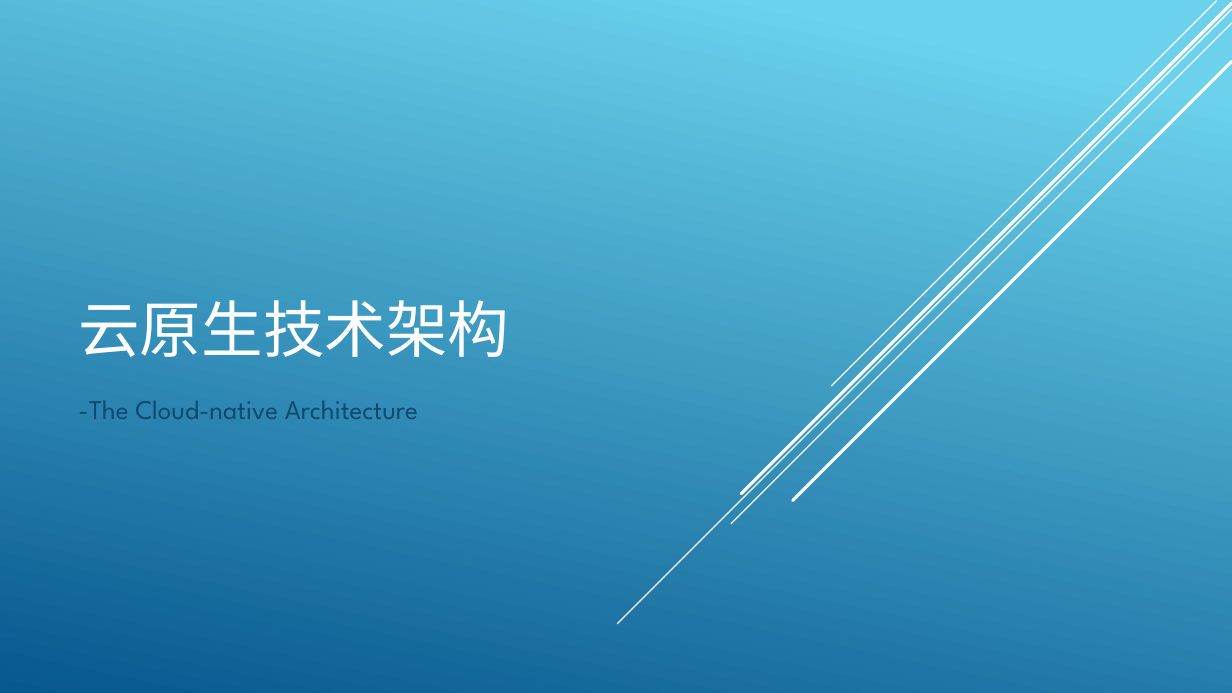
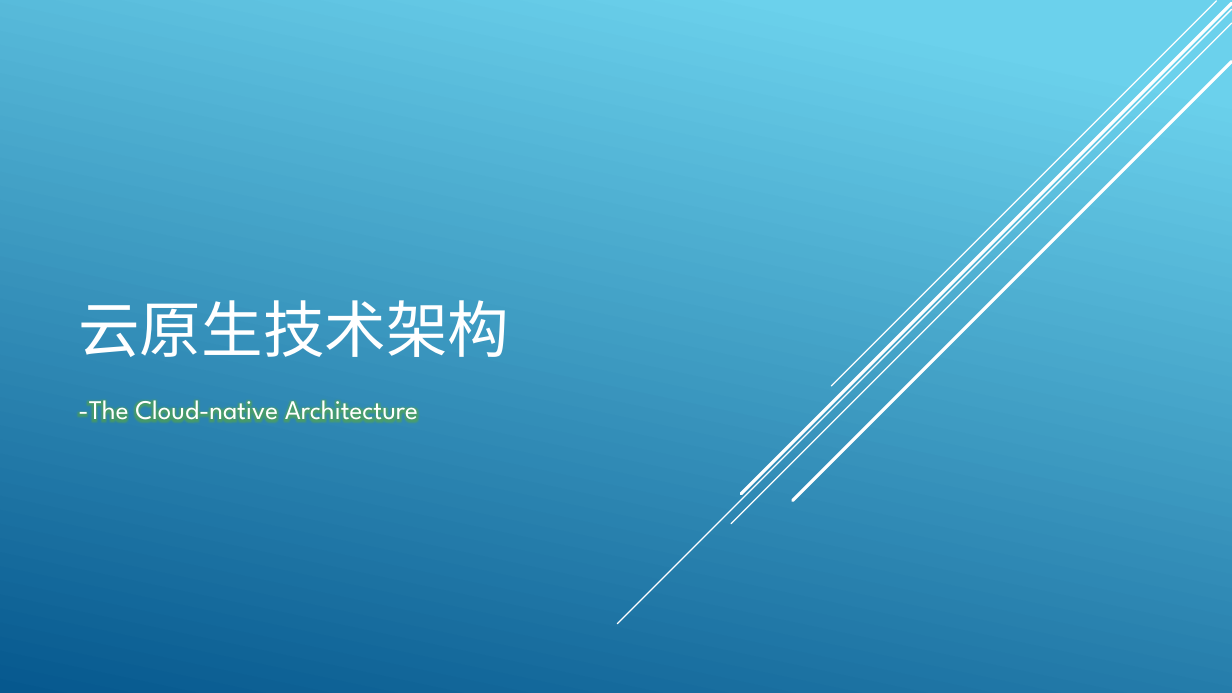
Before and after one commit to tank520/MyNote, a slide deck: slide 1 of 02 软件开发/04 框架/99 架构/云原生技术架构.pptx. Drawn at 1232x693 pixels with LibreOffice and Linux fonts; fonts in the diff are those of the drawing. Boxes give left, top, right and bottom in pixels: in the first picture for what was removed or moved away, otherwise in the second. Text is boxed around its words. In the diff, an @@ line names an element or a change of style, - is before the commit and + after.

Commit message:
Cloud Native

```diff
--- a/02 软件开发/04 框架/99 架构/云原生技术架构.pptx
+++ b/02 软件开发/04 框架/99 架构/云原生技术架构.pptx
@@ subtitle "-The Cloud-native Architecture" at (78,400,418,423): text colour #0F496F to #FFFFFF @@
```
Also in this commit, not shown: 1 other slide changed, 15 slides added.
